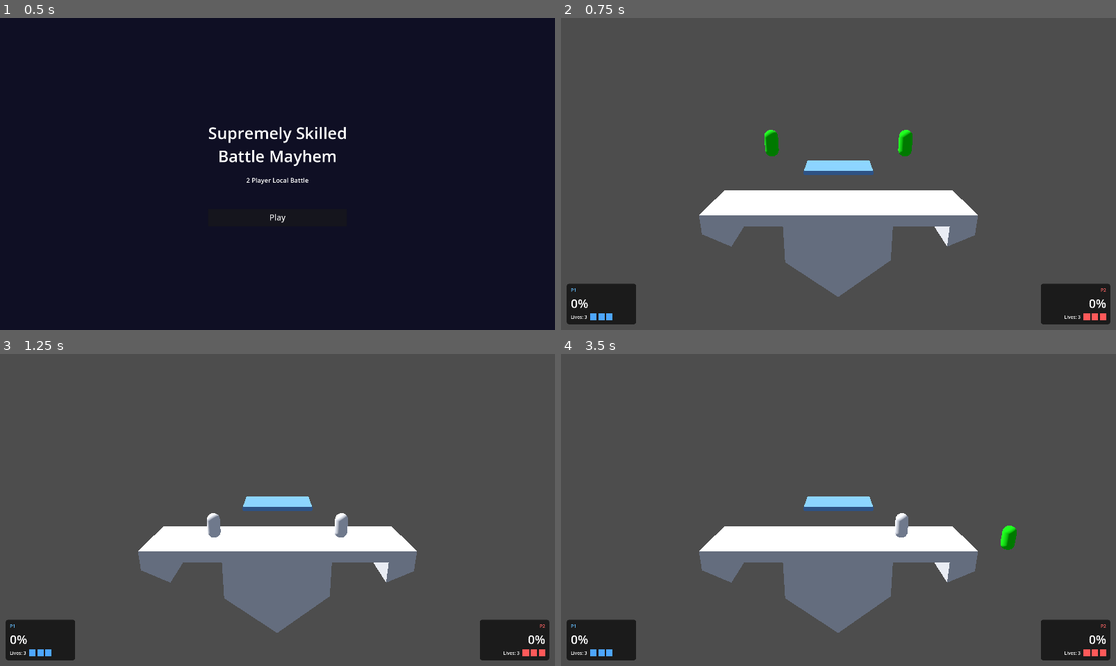
Above: before the commit, frames 1-4 (two rows, left to right).
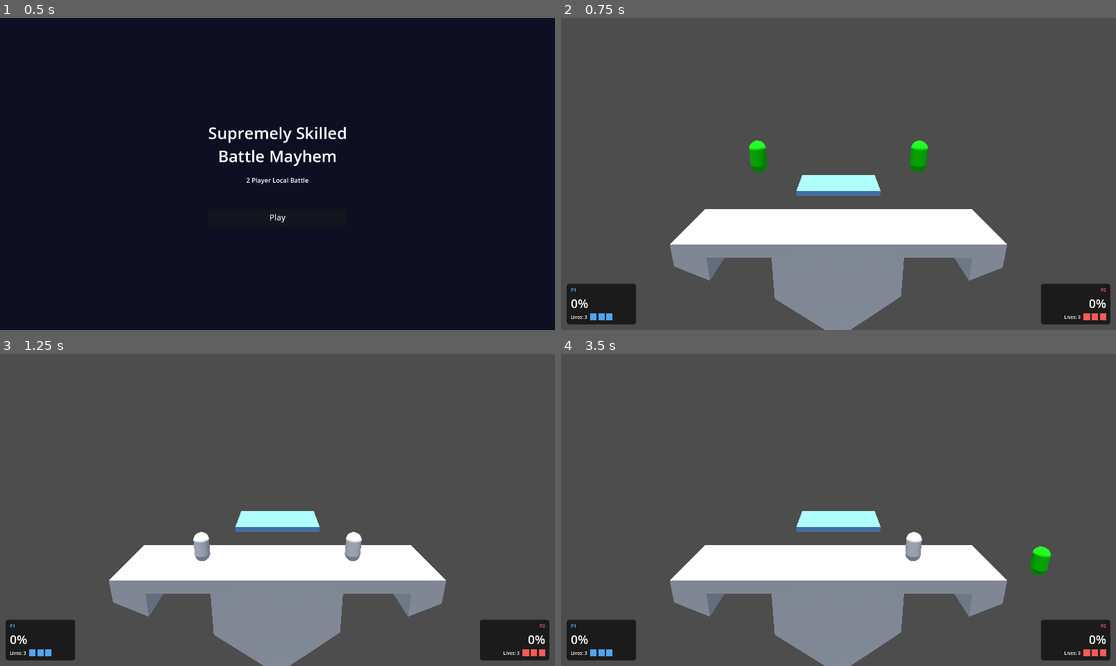
Above: after the commit, the same moments.

Repository: notBjorn/Supremely-Skilled-Battle-Mayhem
Game: Godot game, scene res://menus/main_menu.tscn
Two runs of this game, one before a commit and one after it. Both use one fixed random seed, a clock stepped at 60 frames per second and the inputs below.
Inputs (mouse positions are in pixels of both pictures, inside the frame that each line leads up to):
- Up to frame 1 (0.5 s): no input
- Up to frame 2 (0.75 s): click "Play" at 0.5 s
- Up to frame 3 (1.25 s): no input
- Up to frame 4 (3.5 s): move the mouse to (960, 494) at 1.27 s; hold D (p1_move_right) 1.28-2.03 s; tap F (p1_attack) at 1.35 s; click (960, 494) at 1.42 s; tap W (p1_jump) at 1.52, 2.27 s; tap Enter at 2 s; move the mouse to (727, 525) at 2.02 s; hold S (p1_down) 2.03-2.78 s; tap E (p1_dodge) at 2.1 s; move the mouse to (894, 441) at 2.77 s; hold D (p1_move_right) from 2.78 s (still down); tap Q (p1_shield) at 2.85 s

Frame 1 is identical in both runs. In frame 2, 18% of the frame differs, in the area x 19-81%, y 35-100%; in frame 3, 17%; in frame 4, 17%.

Commit message:
Changed Lighting, Camera position and Stock amount

Diff:
--- a/gameplay/gameplay_scene.gd
+++ b/gameplay/gameplay_scene.gd
@@ -1,6 +1,6 @@
 extends Node3D
 
-const MAX_STOCKS := 3
+const MAX_STOCKS := 4
 
 var p1_stocks := MAX_STOCKS
 var p2_stocks := MAX_STOCKS
--- a/gameplay/stages/proto_stage/MainStage.tscn
+++ b/gameplay/stages/proto_stage/MainStage.tscn
@@ -1,7 +1,7 @@
 [gd_scene format=3 uid="uid://ckpotuqgtjtfq"]
 
-[ext_resource type="PackedScene" uid="uid://bm64najw6vh12" path="res://StageProper.tscn" id="1_a202f"]
-[ext_resource type="PackedScene" uid="uid://cmegm3qup17ys" path="res://character_body_3d.tscn" id="2_x3qch"]
+[ext_resource type="PackedScene" uid="uid://bm64najw6vh12" path="res://gameplay/stages/proto_stage/StageProper.tscn" id="1_a202f"]
+[ext_resource type="PackedScene" uid="uid://cmegm3qup17ys" path="res://gameplay/fighters/character_body_3d.tscn" id="2_x3qch"]
 
 [sub_resource type="BoxShape3D" id="BoxShape3D_noarx"]
 size = Vector3(10, 4, 45)
@@ -79,10 +79,10 @@
 mesh = SubResource("BoxMesh_plat")
 
 [node name="Camera3D" type="Camera3D" parent="." unique_id=1147411128]
-transform = Transform3D(-4.371139e-08, -0.309017, 0.95105654, 0, 0.95105654, 0.309017, -1, 1.3507562e-08, -4.1572e-08, 11, 5, 0)
+transform = Transform3D(-4.371139e-08, -0.309017, 0.95105654, 0, 0.95105654, 0.309017, -1, 1.3507562e-08, -4.1572e-08, 9.045, 5, 0)
 current = true
 fov = 55.0
 
 [node name="DirectionalLight3D" type="DirectionalLight3D" parent="." unique_id=1779248125]
-transform = Transform3D(0.8660254, 0.38302222, -0.32139382, 0, 0.64278764, 0.76604444, 0.5, -0.66341394, 0.5566704, 0, 0, 0)
-light_energy = 1.5
+transform = Transform3D(-0.29577634, 0.9541636, 0.045696154, -0.0029822045, -0.04875858, 0.9988061, 0.9552526, 0.29528695, 0.017267145, 3.045, 9.125, 0)
+light_energy = 1.975
